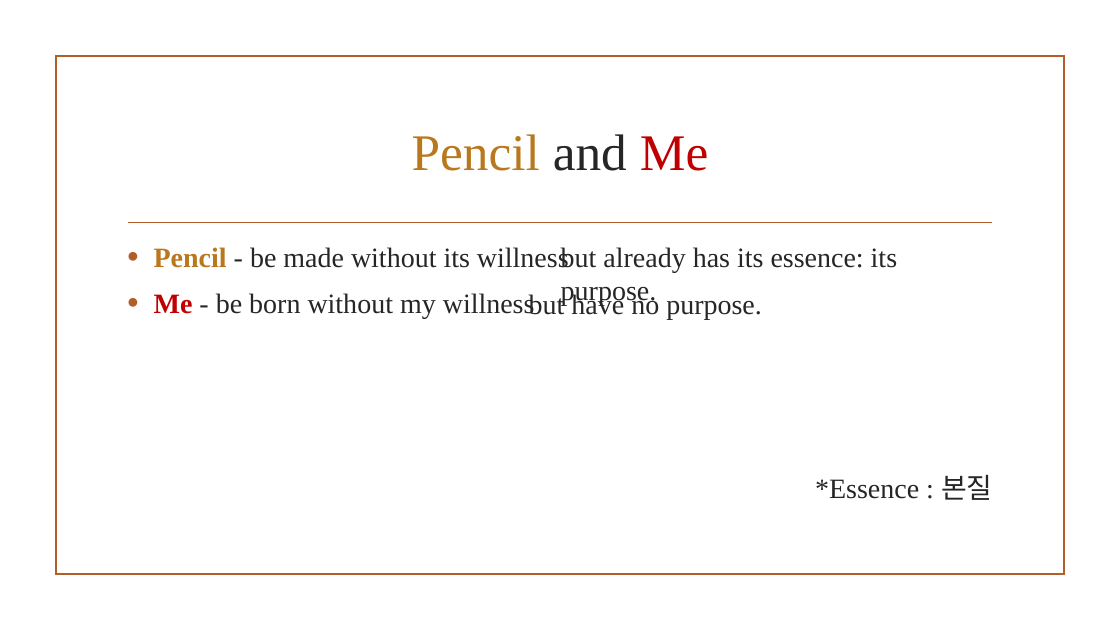
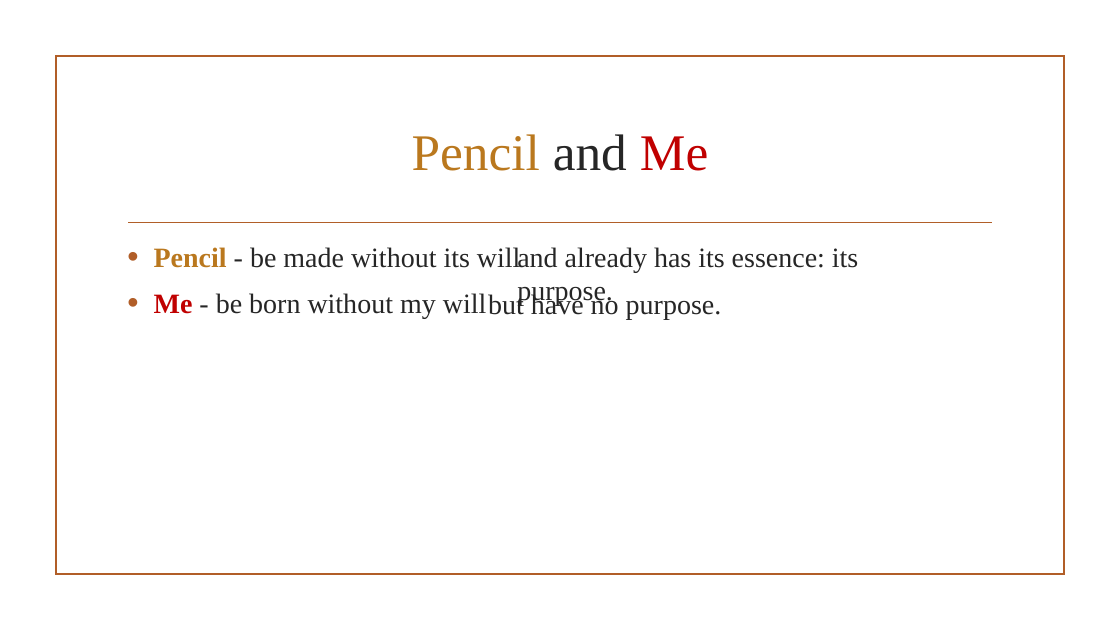
Before and after one commit to realette/back_up_files, a slide deck: slide 5 of Do choose and do exist.pptx. Drawn at 1120x630 pixels with LibreOffice and Linux fonts; fonts in the diff are those of the drawing; background and template pictures are left out. Boxes give left, top, right and bottom in pixels: in the first picture for what was removed or moved away, otherwise in the second. Text is boxed around its words. In the diff, an @@ line names an element or a change of style, - is before the commit and + after.

```diff
--- a/Do choose and do exist.pptx
+++ b/Do choose and do exist.pptx
@@ text at bbox=[154, 247, 520, 318]: text changed @@
-• Pencil - be made without its willness
-• Me - be born without my willness
-*Essence : 본질
+• Pencil - be made without its will
+• Me - be born without my will
@@ text at bbox=[517, 247, 858, 306]: text changed @@
-but already has its essence: its purpose.
+and already has its essence: its purpose.
@@ text "but have no purpose.": place and size @@
-text "but have no purpose." at bbox=[529, 293, 762, 320]
+text "but have no purpose." at bbox=[488, 293, 722, 320]
```
Also in this commit, not shown: 5 other slides changed, 1 slide removed.
